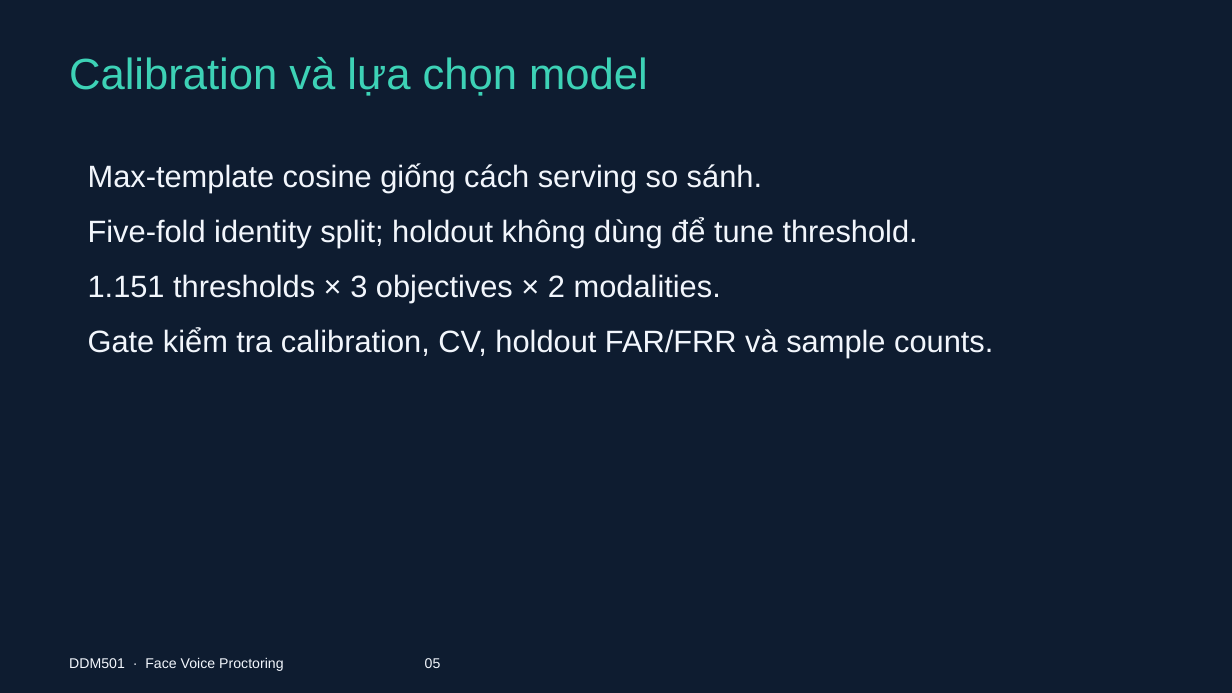
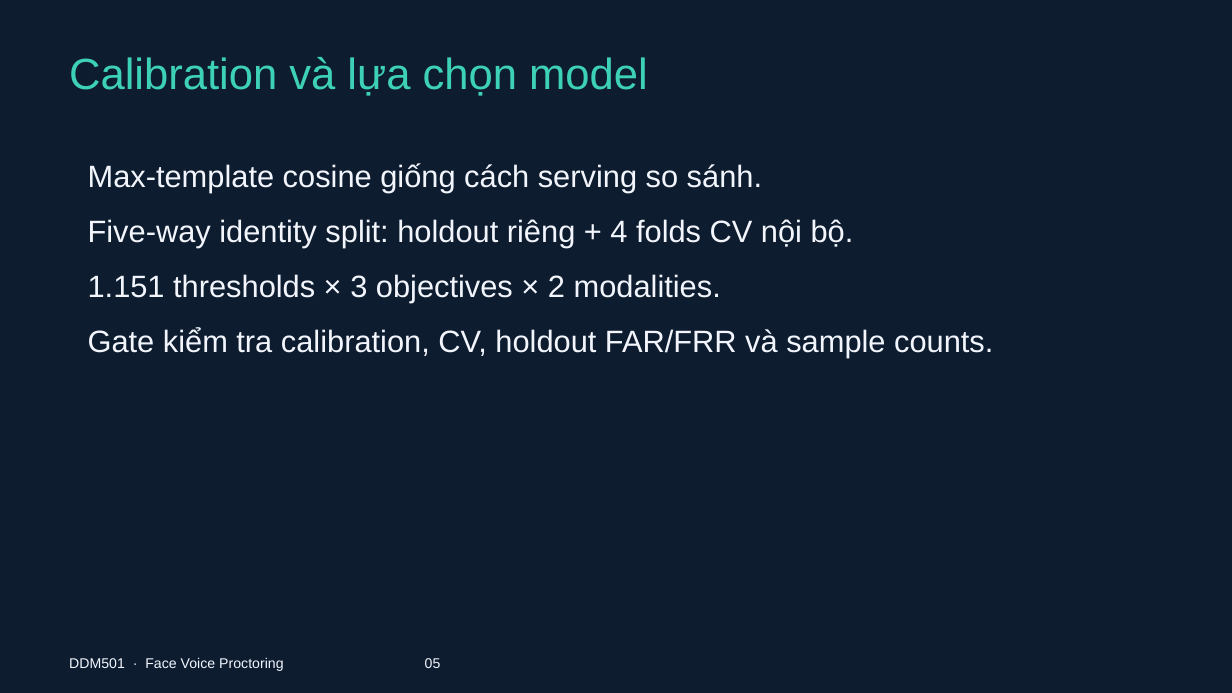
Before and after one commit to FSB-MSA36HN/DDM501-face-voice-proctoring, a slide deck: slide 5 of docs/DDM501_Face_Voice_Proctoring.pptx. Drawn at 1232x693 pixels with LibreOffice and Linux fonts; fonts in the diff are those of the drawing. Boxes give left, top, right and bottom in pixels: in the first picture for what was removed or moved away, otherwise in the second. Text is boxed around its words. In the diff, an @@ line names an element or a change of style, - is before the commit and + after.

Commit message:
Document verified Grafana centre, successful CI deployment and reserved holdout evidence

```diff
--- a/docs/DDM501_Face_Voice_Proctoring.pptx
+++ b/docs/DDM501_Face_Voice_Proctoring.pptx
@@ text at <box>88,219,854,248</box>: text changed @@
-Five-fold identity split; holdout không dùng để tune threshold.
+Five-way identity split: holdout riêng + 4 folds CV nội bộ.
```
Also in this commit, not shown: 1 other slide changed, 8 other files.
